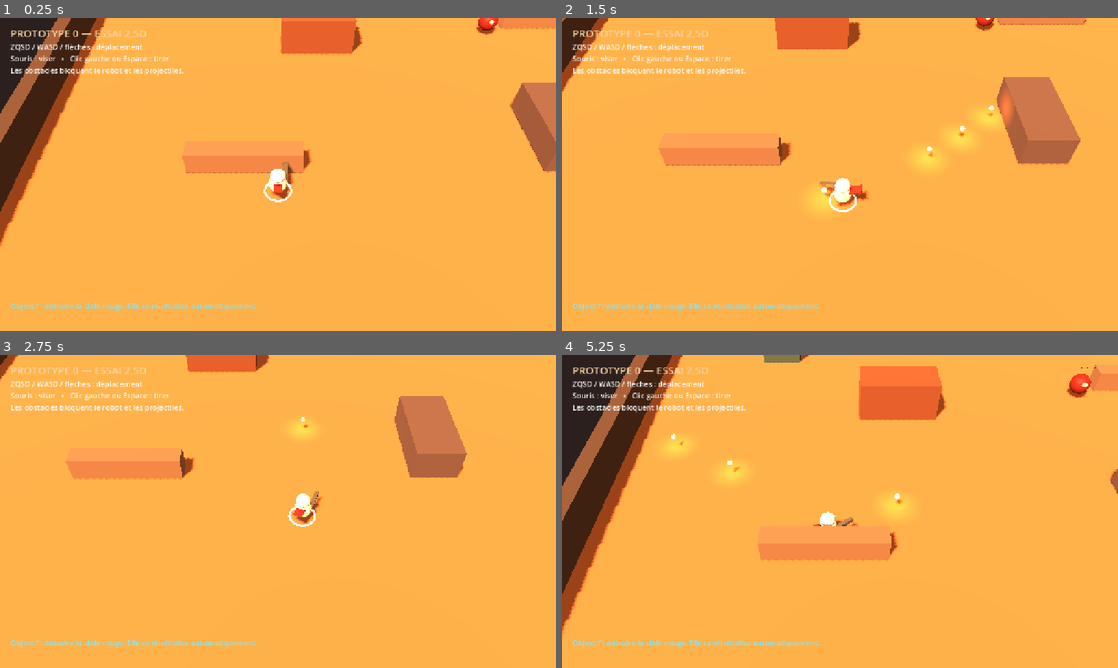
Above: before the commit, frames 1-4 (two rows, left to right).
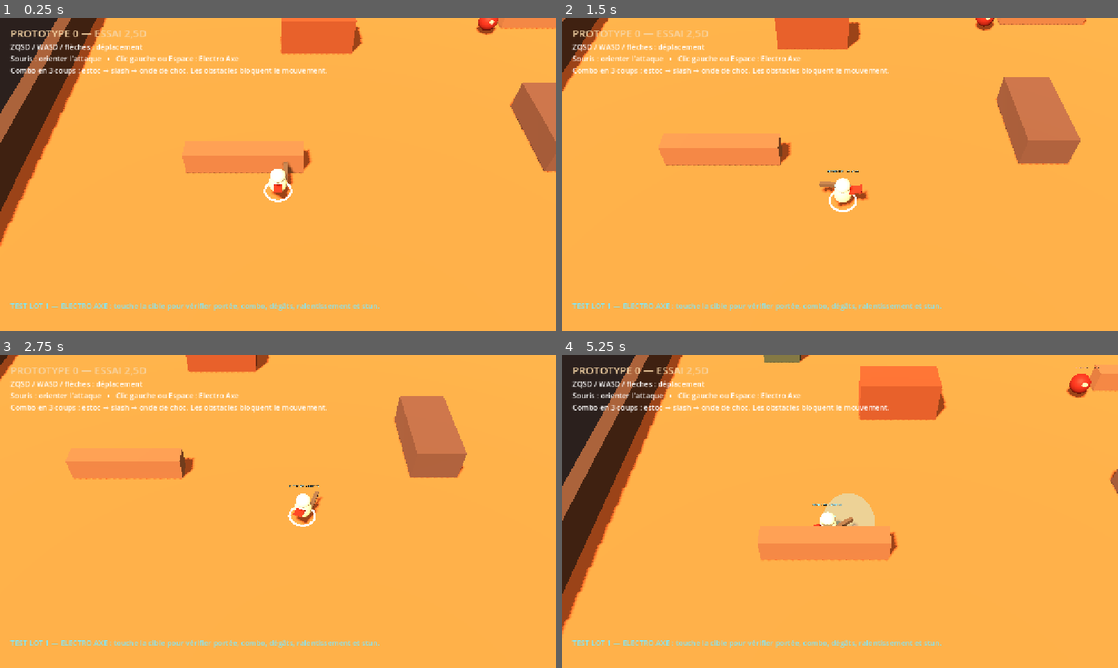
Above: after the commit, the same moments.

Repository: aKoMoses/PROTOTYPE-V0.1
Game: Godot game, scene res://scenes/main.tscn
The game is run twice, just before and just after one commit, with the same random seed, the same clock (stepped at 60 frames per second) and the same inputs.
Inputs (mouse positions are in pixels of both pictures, inside the frame that each line leads up to):
- Up to frame 1 (0.25 s): no input
- Up to frame 2 (1.5 s): move the mouse to (962, 158) at 0.52 s; hold D 0.53-1.28 s; hold Space 0.53-1.28 s; click (962, 158) at 0.67 s; move the mouse to (728, 190) at 1.27 s; hold S from 1.28 s (still down); tap Q at 1.35 s; click (728, 190) at 1.42 s
- Up to frame 3 (2.75 s): tap Space at 1.52, 1.55, 1.82, 2.3 s; move the mouse to (333, 442) at 2.02 s; release S at 2.03 s; hold D from 2.03 s (still down); hold Z from 2.03 s (still down); click (333, 442) at 2.17 s
- Up to frame 4 (5.25 s): move the mouse to (812, 574) at 2.77 s; release D at 2.78 s; release Z at 2.78 s; hold W 2.78-3.53 s; tap Space at 2.85, 3.02, 3.32, 3.77, 3.8, 4.07, 4.52, 4.55, 4.82 s; click (812, 574) at 2.92 s; move the mouse to (1006, 558) at 3.52 s; hold Q 3.53-4.28 s; hold A 3.53-5.03 s; click (1006, 558) at 3.67 s; move the mouse to (673, 464) at 4.27 s; tap Z at 4.35 s; click (673, 464) at 4.42 s; move the mouse to (867, 511) at 5.02 s; hold S from 5.03 s (still down); hold Space from 5.03 s (still down); click (867, 511) at 5.17 s

The runs differ from the first frame. In frame 1, 1.7% of the frame differs, in the area x 1-69%, y 12-94%; in frame 2, 2.9%; in frame 3, 1.9%; in frame 4, 3.0%, in the area x 1-97%, y 4-94%.

Commit message:
Add Electro Axe combat test lot

Diff:
--- a/scripts/main.gd
+++ b/scripts/main.gd
@@ -106,7 +106,7 @@
 
 	var help := Label.new()
 	help.position = Vector2(24.0, 54.0)
-	help.text = "ZQSD / WASD / flèches : déplacement\nSouris : viser   •   Clic gauche ou Espace : tirer\nLes obstacles bloquent le robot et les projectiles."
+	help.text = "ZQSD / WASD / flèches : déplacement\nSouris : orienter l'attaque   •   Clic gauche ou Espace : Electro Axe\nCombo en 3 coups : estoc → slash → onde de choc. Les obstacles bloquent le mouvement."
 	help.add_theme_font_size_override("font_size", 17)
 	help.add_theme_color_override("font_color", Color.WHITE)
 	layer.add_child(help)
@@ -114,7 +114,7 @@
 	var status := Label.new()
 	status.name = "Status"
 	status.position = Vector2(24.0, 650.0)
-	status.text = "Objectif : détruire la cible rouge. Elle se réinitialise automatiquement."
+	status.text = "TEST LOT 1 — ELECTRO AXE : touche la cible pour vérifier portée, combo, dégâts, ralentissement et stun."
 	status.add_theme_font_size_override("font_size", 17)
 	status.add_theme_color_override("font_color", Color("#7de8ff"))
 	layer.add_child(status)
--- a/scripts/player.gd
+++ b/scripts/player.gd
@@ -1,12 +1,24 @@
 extends CharacterBody3D
 
-const PROJECTILE_SCRIPT := preload("res://scripts/projectile.gd")
-
 @export var move_speed := 7.5
-@export var fire_interval := 0.22
+@export var attack_interval := 0.34
+
+# Electro Axe V0.1 — first playable combat lot. Damage values are deliberately
+# centralized so balancing after the human test does not touch hitbox code.
+const AXE_DAMAGE := [120.0, 145.0, 80.0]
+const AXE_RANGE := [4.4, 3.2, 2.8]
+const AXE_COMBO_WINDOW := 1.05
+const AXE_SLOW_DURATION := 0.25
+const AXE_SLOW_PERCENT := 30.0
+const AXE_SHOCKWAVE_DURATION := 0.50
+const AXE_STUN_DURATION := 0.50
+const CRIT_MULTIPLIER := 1.5
 
 var aim_direction := Vector3(0.0, 0.0, -1.0)
-var _last_shot_time := -10.0
+var _last_attack_time := -10.0
+var _combo_step := 0
+var _combo_expires_at := -1.0
+var _attack_label: Label3D
 
 
 func _ready() -> void:
@@ -19,7 +31,7 @@
 func _physics_process(_delta: float) -> void:
 	_update_aim()
 	_update_movement()
-	_update_fire()
+	_update_attack()
 
 
 func _update_movement() -> void:
@@ -59,21 +71,65 @@
 		look_at(global_position + aim_direction, Vector3.UP)
 
 
-func _update_fire() -> void:
-	var wants_to_fire := Input.is_mouse_button_pressed(MOUSE_BUTTON_LEFT) or Input.is_key_pressed(KEY_SPACE)
+func _update_attack() -> void:
+	var wants_to_attack := Input.is_mouse_button_pressed(MOUSE_BUTTON_LEFT) or Input.is_key_pressed(KEY_SPACE)
 	var now := Time.get_ticks_msec() / 1000.0
-	if wants_to_fire and now - _last_shot_time >= fire_interval:
-		_last_shot_time = now
-		_fire_projectile()
-
-
-func _fire_projectile() -> void:
-	var projectile := CharacterBody3D.new()
-	projectile.name = "Projectile"
-	projectile.set_script(PROJECTILE_SCRIPT)
-	get_tree().current_scene.add_child(projectile)
-	projectile.global_position = global_position + Vector3.UP * 0.85 + aim_direction * 1.05
-	projectile.call("setup", aim_direction, 19.0, 25.0)
+	if now > _combo_expires_at:
+		_combo_step = 0
+	if wants_to_attack and now - _last_attack_time >= attack_interval:
+		_last_attack_time = now
+		_perform_axe_attack()
+
+
+func _perform_axe_attack() -> void:
+	var step := _combo_step
+	_combo_step = (_combo_step + 1) % 3
+	_combo_expires_at = Time.get_ticks_msec() / 1000.0 + AXE_COMBO_WINDOW
+	_attack_label.text = "ELECTRO AXE  •  COUP %d/3" % (step + 1)
+	_show_attack_hitbox(step)
+	var target := get_tree().current_scene.get_node_or_null("TargetDummy")
+	if target == null:
+		return
+	var offset: Vector3 = target.global_position - global_position
+	var flat_offset := Vector3(offset.x, 0.0, offset.z)
+	var distance := flat_offset.length()
+	if distance > AXE_RANGE[step] or distance < 0.01:
+		return
+	var facing_dot := aim_direction.dot(flat_offset.normalized())
+	var cone_limit := 0.88 if step == 0 else (0.35 if step == 1 else -0.25)
+	if facing_dot < cone_limit:
+		return
+	var damage: float = float(AXE_DAMAGE[step])
+	if step == 2 and distance <= 0.9:
+		damage *= CRIT_MULTIPLIER
+		target.call("apply_stun", AXE_STUN_DURATION)
+	else:
+		target.call("apply_slow", AXE_SLOW_DURATION if step < 2 else AXE_SHOCKWAVE_DURATION, AXE_SLOW_PERCENT)
+	target.call("take_damage", damage)
+
+
+func _show_attack_hitbox(step: int) -> void:
+	var hitbox := MeshInstance3D.new()
+	hitbox.name = "AxeHitbox"
+	var mesh := CylinderMesh.new()
+	mesh.top_radius = AXE_RANGE[step] * (0.10 if step == 0 else 0.55)
+	mesh.bottom_radius = mesh.top_radius
+	mesh.height = 0.06
+	hitbox.mesh = mesh
+	hitbox.position = global_position + aim_direction * (AXE_RANGE[step] * 0.5)
+	hitbox.position.y = 0.04
+	hitbox.rotation_degrees = Vector3.ZERO
+	var material := StandardMaterial3D.new()
+	material.transparency = BaseMaterial3D.TRANSPARENCY_ALPHA
+	material.albedo_color = Color(0.25, 0.85, 1.0, 0.42)
+	material.emission_enabled = true
+	material.emission = Color("#2ad9ff")
+	material.emission_energy_multiplier = 2.0
+	hitbox.material_override = material
+	get_tree().current_scene.add_child(hitbox)
+	var tween := create_tween()
+	tween.tween_property(hitbox, "scale", Vector3(1.0, 1.0, 1.8), 0.12)
+	tween.tween_callback(hitbox.queue_free)
 
 
 func _build_collision() -> void:
@@ -91,6 +147,14 @@
 	visuals.name = "Visuals"
 	visuals.scale = Vector3.ONE * 0.88
 	add_child(visuals)
+
+	_attack_label = Label3D.new()
+	_attack_label.position = Vector3(0.0, 2.55, 0.0)
+	_attack_label.billboard = BaseMaterial3D.BILLBOARD_ENABLED
+	_attack_label.font_size = 26
+	_attack_label.outline_size = 6
+	_attack_label.modulate = Color("#8beaff")
+	add_child(_attack_label)
 
 	var selection_ring := MeshInstance3D.new()
 	var ring_mesh := TorusMesh.new()
--- a/scripts/target_dummy.gd
+++ b/scripts/target_dummy.gd
@@ -1,11 +1,14 @@
 extends StaticBody3D
 
-const MAX_HEALTH := 100.0
+const MAX_HEALTH := 1000.0
 
 var _health := MAX_HEALTH
 var _resetting := false
 var _health_label: Label3D
 var _body_material: StandardMaterial3D
+var _status_label: Label3D
+var _slow_until := 0.0
+var _stun_until := 0.0
 
 
 func _ready() -> void:
@@ -25,6 +28,24 @@
 		_reset_target()
 
 
+func apply_slow(duration: float, percent: float) -> void:
+	_slow_until = maxf(_slow_until, Time.get_ticks_msec() / 1000.0 + duration)
+	_update_status("RALENTI  %d%%  %.1fs" % [int(percent), duration])
+
+
+func apply_stun(duration: float) -> void:
+	_stun_until = maxf(_stun_until, Time.get_ticks_msec() / 1000.0 + duration)
+	_update_status("ÉTOURDI  %.1fs" % duration)
+
+
+func _process(_delta: float) -> void:
+	if _resetting:
+		return
+	var now := Time.get_ticks_msec() / 1000.0
+	if now >= _stun_until and now >= _slow_until:
+		_update_status("")
+
+
 func _reset_target() -> void:
 	_resetting = true
 	_health_label.text = "CIBLE DÉTRUITE"
@@ -33,6 +54,7 @@
 	_health = MAX_HEALTH
 	_resetting = false
 	_body_material.albedo_color = Color("#8f302b")
+	_update_status("")
 	_update_label()
 
 
@@ -86,3 +108,16 @@
 	_health_label.outline_size = 8
 	_health_label.modulate = Color("#ff8b78")
 	add_child(_health_label)
+
+	_status_label = Label3D.new()
+	_status_label.position = Vector3(0.0, 2.75, 0.0)
+	_status_label.billboard = BaseMaterial3D.BILLBOARD_ENABLED
+	_status_label.font_size = 28
+	_status_label.outline_size = 6
+	_status_label.modulate = Color("#ffe28a")
+	add_child(_status_label)
+
+
+func _update_status(text: String) -> void:
+	if _status_label != null:
+		_status_label.text = text
